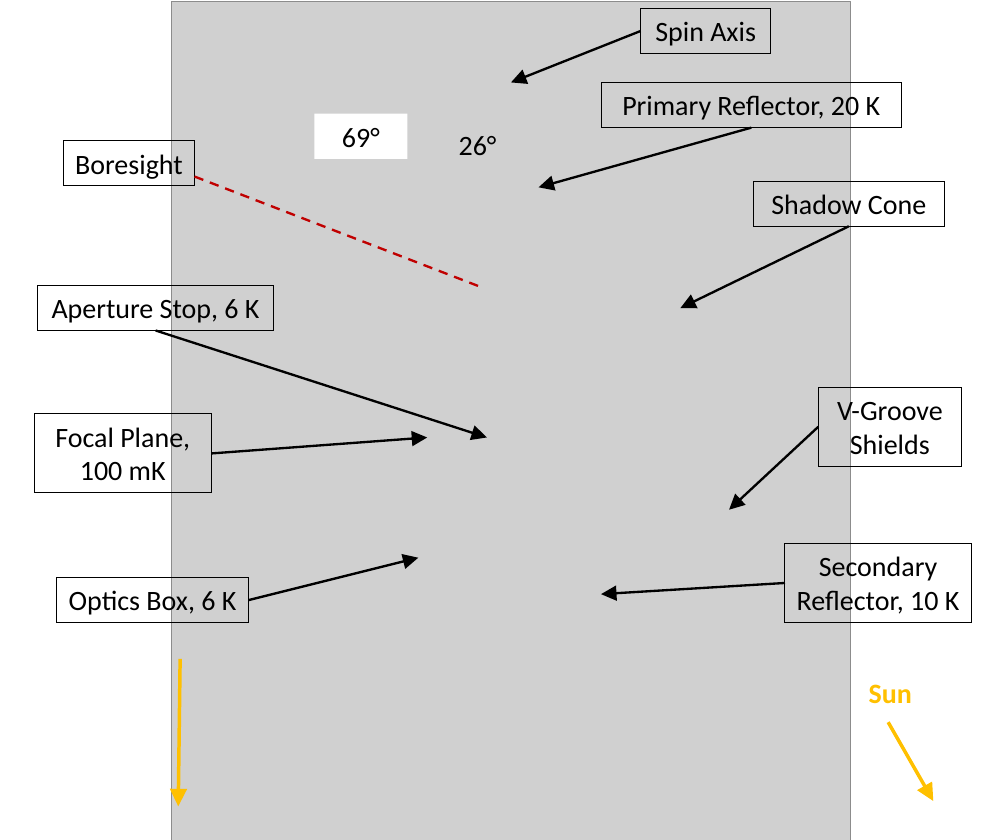
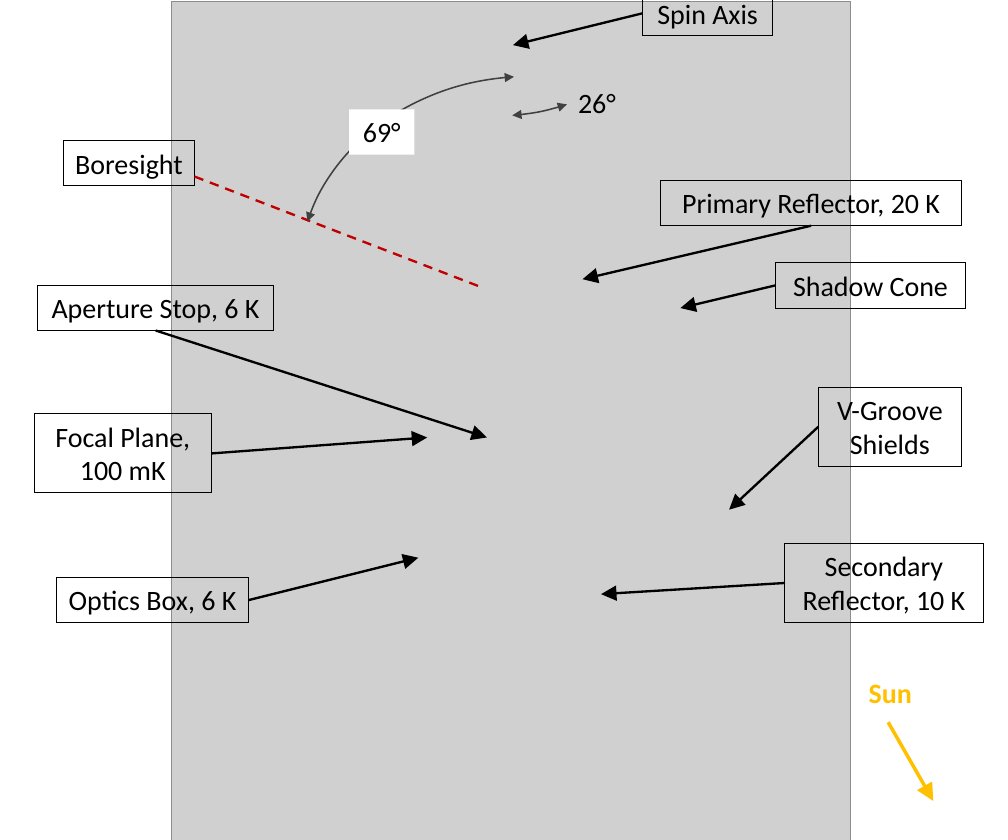
Before and after one commit to CMB-Probe/SPIE_optics_paper, a slide deck: slide 2 of editing_images/PICO_CAD_annotated.pptx. Drawn at 1008x840 pixels with LibreOffice and Linux fonts; fonts in the diff are those of the drawing; grey boxes stand for pictures. Boxes give left, top, right and bottom in pixels: in the first picture for what was removed or moved away, otherwise in the second. Text is boxed around its words. In the diff, an @@ line names an element or a change of style, - is before the commit and + after.

```diff
--- a/editing_images/PICO_CAD_annotated.pptx
+++ b/editing_images/PICO_CAD_annotated.pptx
@@ arc (boxed as its full ellipse) added at <box>284,0,703,116</box>, outline #404040 1 pt @@
@@ arrow moved from (641, 31) - (511, 83) to (643, 13) - (513, 45) @@
@@ rectangle "Spin Axis": place and size @@
-rectangle "Spin Axis" at <box>641,8,771,53</box>
+rectangle "Spin Axis" at <box>643,0,773,36</box>
@@ arc (boxed as its full ellipse) added at <box>299,76,764,470</box>, outline #404040 1 pt @@
@@ text "26°": place and size @@
-text "26°" at <box>459,136,497,155</box>
+text "26°" at <box>578,94,616,113</box>
@@ rectangle "69°": place and size @@
-rectangle "69°" at <box>315,113,408,158</box>
+rectangle "69°" at <box>349,110,414,155</box>
@@ rectangle "Primary Reflector, 20 K": place and size @@
-rectangle "Primary Reflector, 20 K" at <box>601,83,902,128</box>
+rectangle "Primary Reflector, 20 K" at <box>661,180,961,225</box>
@@ arrow moved from (752, 128) - (539, 187) to (811, 226) - (582, 279) @@
@@ rectangle "Shadow Cone": place and size @@
-rectangle "Shadow Cone" at <box>754,181,944,226</box>
+rectangle "Shadow Cone" at <box>775,263,965,308</box>
@@ arrow moved from (849, 226) - (681, 308) to (775, 286) - (681, 308) @@
@@ rectangle "Secondary Reflector, 10 K": place and size @@
-rectangle "Secondary Reflector, 10 K" at <box>785,543,971,623</box>
+rectangle "Secondary Reflector, 10 K" at <box>785,543,983,623</box>
@@ arrow removed from (180, 659) to (178, 806) @@
```
Also in this commit, not shown: 1 other slide changed.
